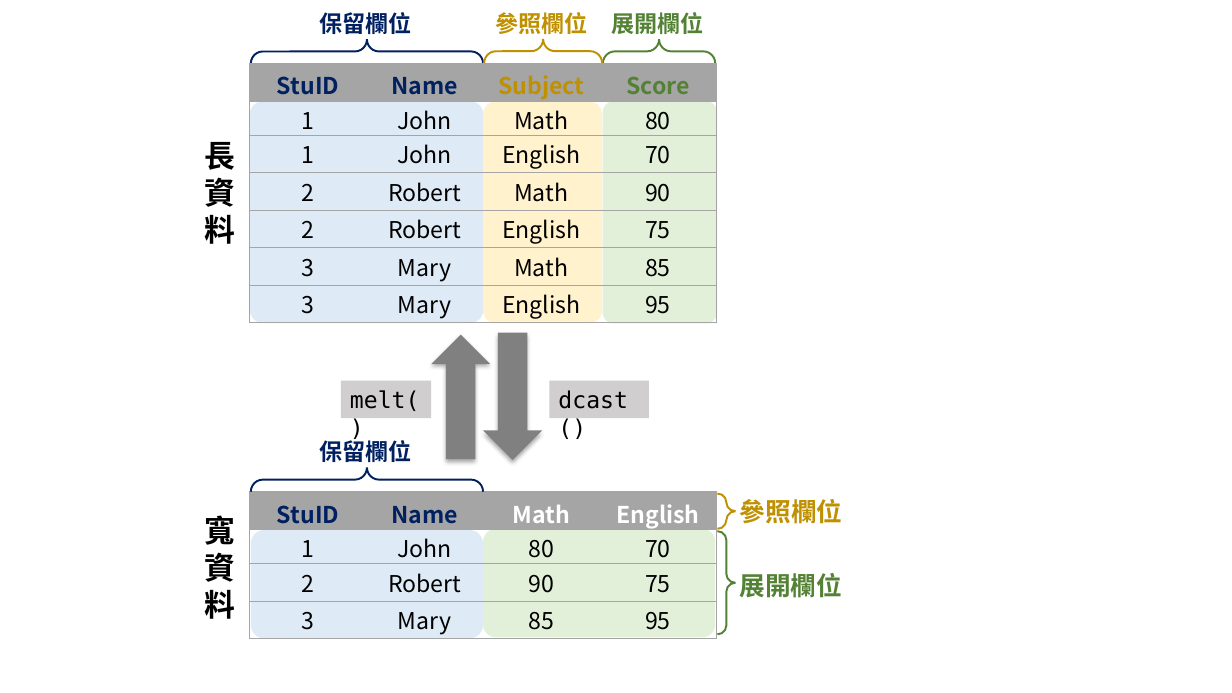
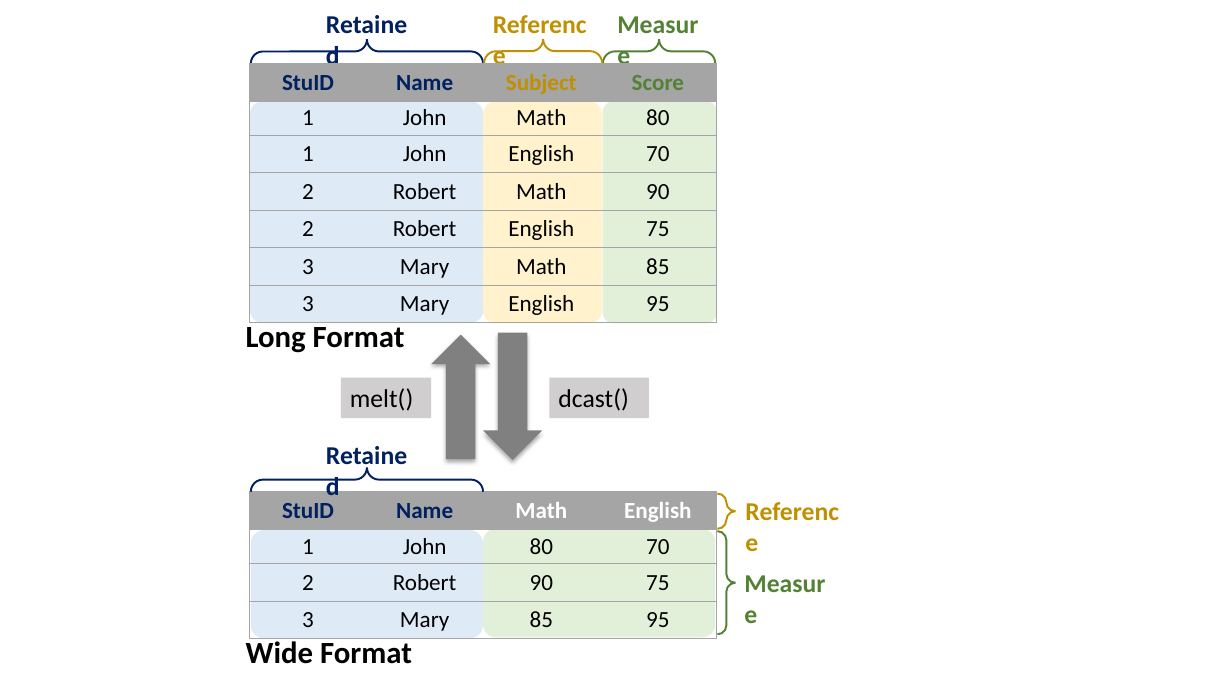
Before and after one commit to ChiaJung-Yeh/R-Transport-Analysis, a slide deck: slide 10 of figure/figure.pptx. Drawn at 1232x693 pixels with LibreOffice and Linux fonts; fonts in the diff are those of the drawing. Boxes give left, top, right and bottom in pixels: in the first picture for what was removed or moved away, otherwise in the second. Text is boxed around its words. In the diff, an @@ line names an element or a change of style, - is before the commit and + after.

```diff
--- a/figure/figure.pptx
+++ b/figure/figure.pptx
@@ text at (x1=319, y1=12, x2=411, y2=34): text changed; size 18 to 20 pt; font Noto Sans CJK SC to Calibri @@
-保留欄位
+Retained
@@ text at (x1=495, y1=12, x2=587, y2=34): text changed; size 18 to 20 pt; font Noto Sans CJK SC to Calibri @@
-參照欄位
+Reference
@@ text at (x1=611, y1=12, x2=703, y2=34): text changed; size 18 to 20 pt; font Noto Sans CJK SC to Calibri @@
-展開欄位
+Measure
@@ table at (x1=250, y1=64, x2=715, y2=323) @@
@@ font Noto Sans CJK SC to Calibri @@
@@ text removed at (x1=205, y1=142, x2=236, y2=244) @@
-長資料
@@ text added at (x1=246, y1=321, x2=405, y2=353), 24 pt, text #000000, bold @@
+Long Format
@@ rectangle "melt()" at (x1=341, y1=378, x2=432, y2=419): size 18 to 20 pt, font DejaVu Sans Mono to Calibri @@
@@ rectangle "dcast()" at (x1=550, y1=378, x2=650, y2=419): size 18 to 20 pt, font DejaVu Sans Mono to Calibri @@
@@ text added at (x1=317, y1=434, x2=430, y2=475), 20 pt, text #002060, bold @@
+Retained
@@ text removed at (x1=319, y1=437, x2=411, y2=462) @@
-保留欄位
@@ table at (x1=250, y1=492, x2=715, y2=639) @@
@@ font Noto Sans CJK SC to Calibri @@
@@ text added at (x1=737, y1=491, x2=860, y2=531), 20 pt, text #BF9000, bold @@
+Reference
@@ text removed at (x1=740, y1=499, x2=843, y2=524) @@
-參照欄位
@@ text removed at (x1=205, y1=515, x2=236, y2=619) @@
-寬資料
@@ text added at (x1=736, y1=563, x2=847, y2=604), 20 pt, text #548235, bold @@
+Measure
@@ text removed at (x1=739, y1=573, x2=842, y2=598) @@
-展開欄位
@@ text added at (x1=246, y1=637, x2=412, y2=664), 24 pt, text #000000, bold @@
+Wide Format
```
Also in this commit, not shown: 1 other slide changed, 2 slides added, 1 slide removed, 15 other files.
